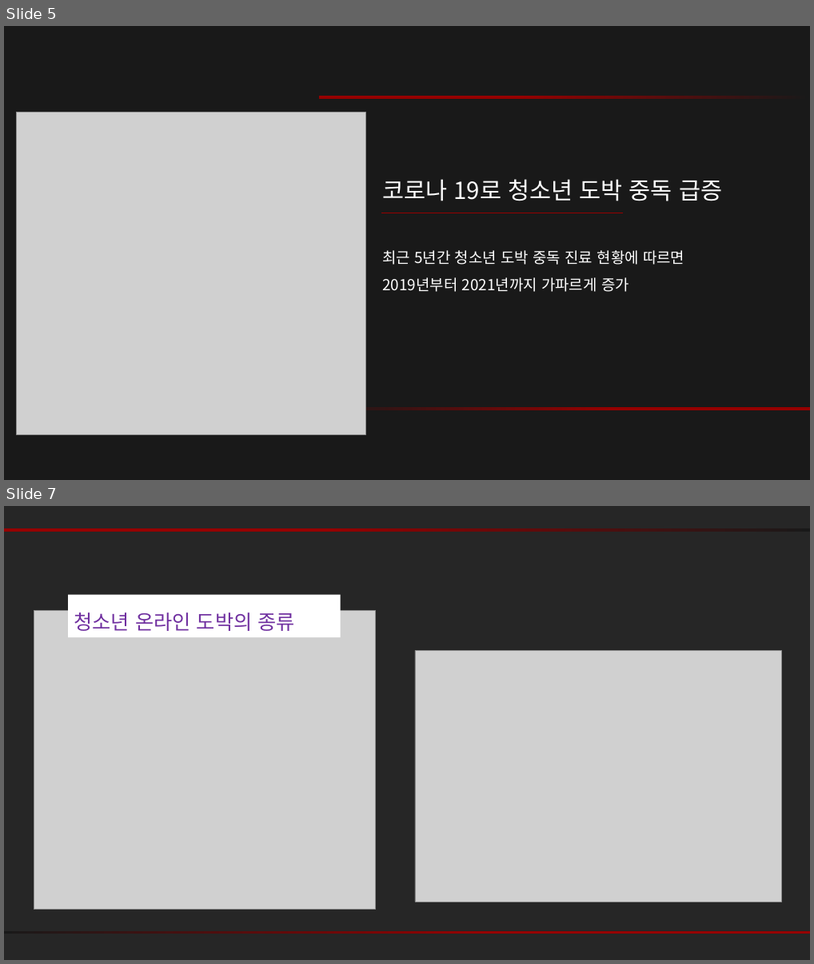
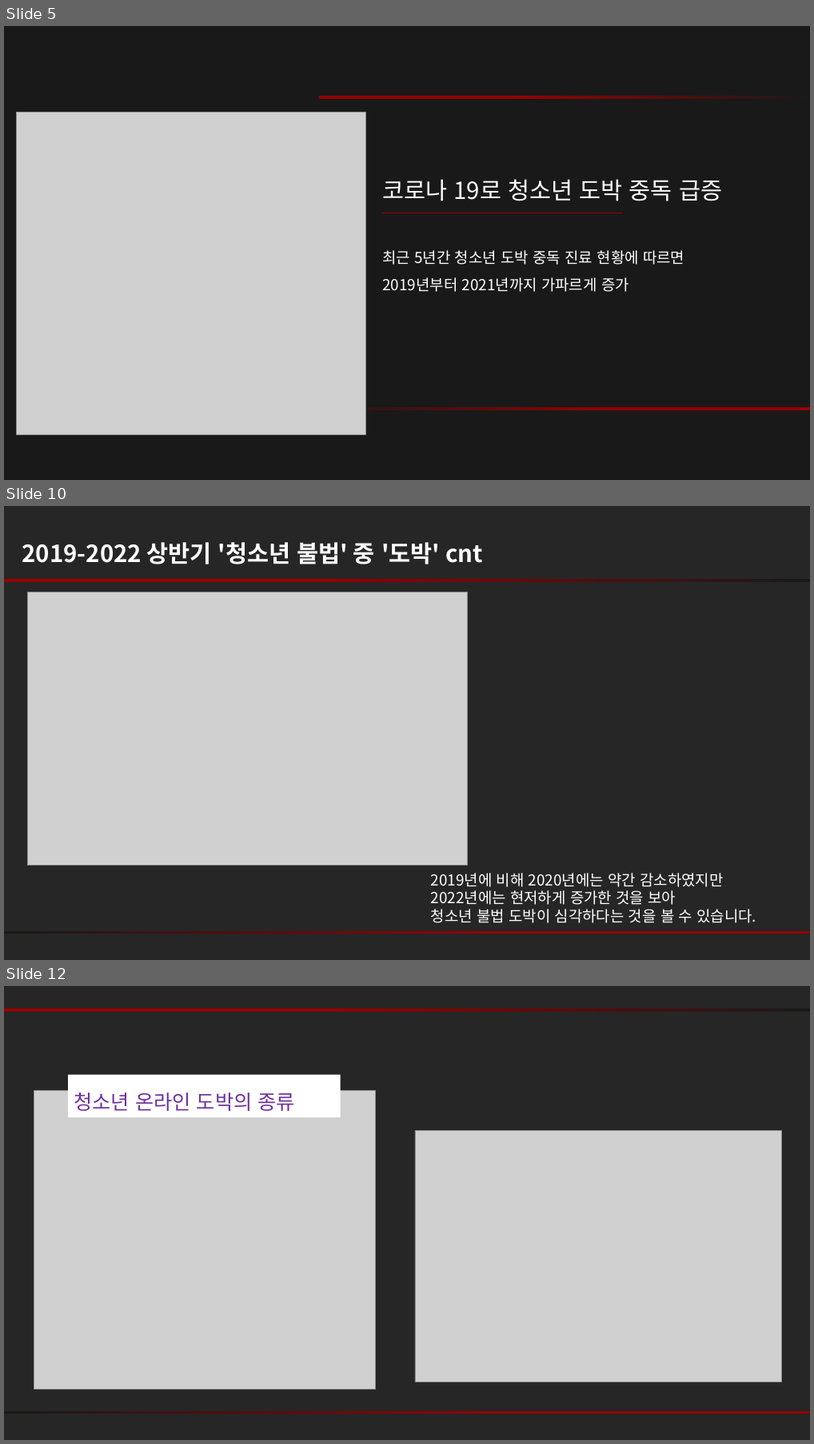
Before and after one commit to kyunakim/crawling-project, a slide deck: 청소년도박_PPT.pptx. Shown one above the other, each under a label of ours: slides 5 and 7 before the commit, slides 5, 10 and 12 after it; the slides between them are not shown. The pictures are 814x964 and 814x1444 pixels, drawn with LibreOffice and Linux fonts; fonts in the diff are those of the drawing; grey boxes stand for pictures. Boxes give left, top, right and bottom in pixels: in the first picture for what was removed or moved away, otherwise in the second. Text is boxed around its words. In the diff, an @@ line names an element or a change of style, - is before the commit and + after.

```diff
--- a/청소년도박_PPT.pptx
+++ b/청소년도박_PPT.pptx
@@ slide 10 added at (4, 506, 810, 960), background #262626 @@
@@ text added at (22, 542, 483, 564), 28 pt, text #FFFFFF, bold @@
+2019-2022 상반기 '청소년 불법' 중 '도박' cnt
@@ rectangle added at (4, 579, 810, 582), fill gradient #960000 to #191919 @@
@@ picture added at (27, 592, 467, 865) @@
@@ text added at (431, 872, 757, 923), 18 pt, text #FFFFFF @@
+2019년에 비해 2020년에는 약간 감소하였지만
+2022년에는 현저하게 증가한 것을 보아
+청소년 불법 도박이 심각하다는 것을 볼 수 있습니다.
@@ rectangle added at (4, 931, 810, 934), fill gradient #960000 to #191919 @@
@@ what was slide 7 is now slide 12 @@
```
Also in this commit, not shown: 8 slides changed, 13 other slides added, 2 slides removed.
